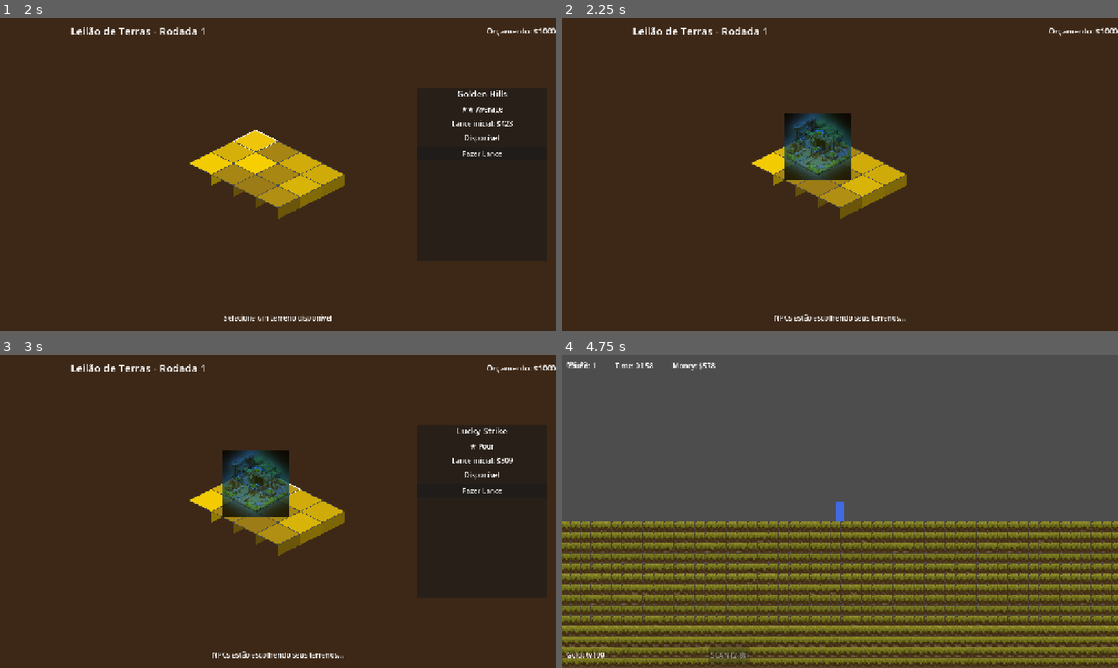
Above: before the commit, frames 1-4 (two rows, left to right).
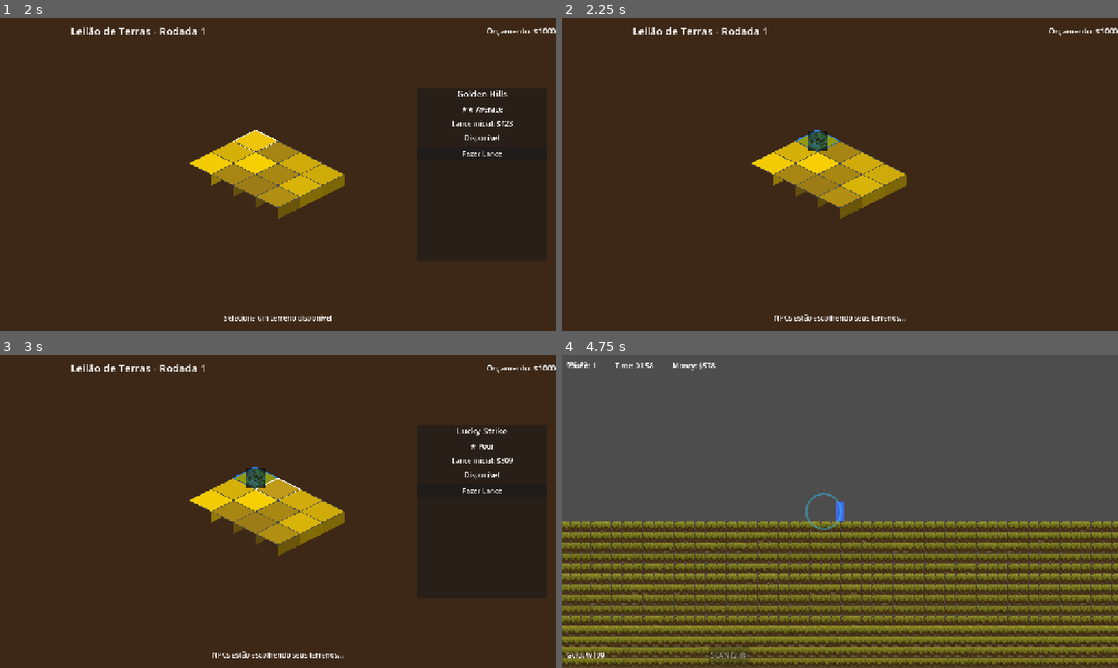
Above: after the commit, the same moments.

Repository: Leonzuka/GoldRush
Game: Godot game, scene res://scenes/main/main_menu.tscn
Same seed, same stepped clock (60 frames per second), same inputs: the game is played once before the commit and once after it.
Inputs (mouse positions are in pixels of both pictures, inside the frame that each line leads up to):
- Up to frame 1 (2 s): click "New Game" at 0.5 s; tap Enter at 1.25 s; move the mouse to (255, 140) at 1.27 s; press the mouse at (255, 140) at 1.28 s; hold D (move_right) from 1.28 s (still down); tap W (move_up) at 1.52, 1.82 s; tap Space (scan) at 1.55 s
- Up to frame 2 (2.25 s): release D (move_right) at 2 s; release the mouse at (817, 140) at 2 s; click "Fazer Lance" at 2 s
- Up to frame 3 (3 s): tap Space (scan) at 2.75, 2.85 s; move the mouse to (278, 489) at 2.77 s; hold D (move_right) from 2.78 s (still down); click (278, 489) at 2.92 s
- Up to frame 4 (4.75 s): tap W (move_up) at 3.02, 3.05, 3.32, 3.6, 4.52 s; tap Enter at 3.5 s; move the mouse to (862, 498) at 3.52 s; release D (move_right) at 3.53 s; press the mouse at (862, 498) at 3.53 s; hold A (move_left) 3.53-4.28 s; move the mouse to (812, 574) at 4.27 s; release the mouse at (812, 574) at 4.28 s; hold D (move_right) from 4.28 s (still down); click (812, 574) at 4.35 s; tap Space (scan) at 4.55 s

Frame 1 is identical in both runs. In frame 2, 2.5% of the frame differs, in the area x 40-52%, y 30-52%; in frame 3, 2.5%; in frame 4, 0.1%.

Commit message:
Melhorias na broca e correção de bugs

Diff:
--- a/scenes/mining/player.tscn
+++ b/scenes/mining/player.tscn
@@ -9,7 +9,7 @@
 
 [node name="Player" type="CharacterBody2D" groups=["player"]]
 collision_layer = 2
-collision_mask = 1
+collision_mask = 5
 script = ExtResource("1_player")
 
 [node name="Sprite2D" type="ColorRect" parent="."]
--- a/scripts/autoload/config.gd
+++ b/scripts/autoload/config.gd
@@ -35,10 +35,10 @@
 const TERRAIN_HEIGHT: int = 50         # Tiles
 const TILE_SIZE: int = 16              # Pixels
 
-const MIN_GOLD_DEPOSITS: int = 15
-const MAX_GOLD_DEPOSITS: int = 30
-const MIN_GOLD_AMOUNT: int = 10
-const MAX_GOLD_AMOUNT: int = 50
+const MIN_GOLD_DEPOSITS: int = 25
+const MAX_GOLD_DEPOSITS: int = 50
+const MIN_GOLD_AMOUNT: int = 15
+const MAX_GOLD_AMOUNT: int = 60
 
 # ============================================================================
 # AUCTION CONSTANTS
--- a/scripts/autoload/game_manager.gd
+++ b/scripts/autoload/game_manager.gd
@@ -24,6 +24,7 @@
 var current_plot: Resource = null  # PlotData
 var total_gold_collected: int = 0
 var session_history: Array[Dictionary] = []  # Stats per round
+var debug_mode_enabled: bool = false
 
 # ============================================================================
 # INITIALIZATION
@@ -37,8 +38,9 @@
 func _input(event: InputEvent) -> void:
 	# Debug mode toggle
 	if event is InputEventKey and event.pressed and event.keycode == KEY_F12:
-		var debug_mode: bool = !ProjectSettings.get_setting("debug/gdscript/warnings/enable", false)
-		EventBus.debug_mode_changed.emit(debug_mode)
+		debug_mode_enabled = !debug_mode_enabled
+		EventBus.debug_mode_changed.emit(debug_mode_enabled)
+		print("[Debug] Mode: %s" % ("ON" if debug_mode_enabled else "OFF"))
 
 	# Cheat: Add money (dev only)
 	if OS.is_debug_build() and event is InputEventKey and event.pressed:
--- a/scripts/collectibles/gold_nugget.gd
+++ b/scripts/collectibles/gold_nugget.gd
@@ -22,6 +22,11 @@
 	await get_tree().process_frame
 	player = get_tree().get_first_node_in_group("player")
 
+	# Pulsating scale animation for golden shine effect
+	var tween := create_tween().set_loops()
+	tween.tween_property(self, "scale", Vector2(1.2, 1.2), 0.4).set_trans(Tween.TRANS_SINE)
+	tween.tween_property(self, "scale", Vector2(0.9, 0.9), 0.4).set_trans(Tween.TRANS_SINE)
+
 # ============================================================================
 # MOVEMENT
 # ============================================================================
@@ -33,6 +38,9 @@
 	# Move toward player
 	var direction: Vector2 = (player.global_position - global_position).normalized()
 	global_position += direction * collection_speed * delta
+
+	# Redraw glow each frame (position changes)
+	queue_redraw()
 
 # ============================================================================
 # COLLECTION
@@ -48,4 +56,17 @@
 func collect() -> void:
 	is_collected = true
 	EventBus.gold_collected.emit(gold_value)
-	queue_free()
+
+	# Quick shrink animation before freeing
+	var tween := create_tween()
+	tween.tween_property(self, "scale", Vector2.ZERO, 0.15).set_trans(Tween.TRANS_BACK).set_ease(Tween.EASE_IN)
+	tween.tween_callback(queue_free)
+
+# ============================================================================
+# VISUAL EFFECTS
+# ============================================================================
+
+func _draw() -> void:
+	# Soft golden glow behind the nugget
+	draw_circle(Vector2.ZERO, 10.0, Color(1.0, 0.85, 0.2, 0.3))
+	draw_circle(Vector2.ZERO, 6.0, Color(1.0, 0.9, 0.4, 0.4))
--- /dev/null
+++ b/scripts/effects/scan_effect.gd
@@ -0,0 +1,19 @@
+extends Node2D
+class_name ScanEffect
+
+## Visual effect for scanner - expanding circle that fades out
+
+var radius: float = 0.0
+var max_radius: float = 80.0
+var expand_speed: float = 160.0
+
+func _process(delta: float) -> void:
+	radius += expand_speed * delta
+	if radius >= max_radius:
+		queue_free()
+		return
+	queue_redraw()
+
+func _draw() -> void:
+	var alpha: float = 1.0 - (radius / max_radius)
+	draw_arc(Vector2.ZERO, radius, 0, TAU, 64, Color(0.2, 0.8, 1.0, alpha * 0.6), 3.0)
--- a/scripts/player/drill_component.gd
+++ b/scripts/player/drill_component.gd
@@ -79,6 +79,7 @@
 	if drill_progress >= 1.0:
 		var result: Dictionary = terrain_manager.dig_tile(tile_pos)
 		if result.success:
+			_spawn_dig_dust(tile_pos)
 			if result.has_gold:
 				spawn_gold_nugget(tile_pos, result.gold_amount)
 
@@ -106,3 +107,27 @@
 		container.add_child(nugget)
 	else:
 		get_tree().root.add_child(nugget)
+
+# ============================================================================
+# EFFECTS
+# ============================================================================
+
+## Spawn dust particles at the dug tile position
+func _spawn_dig_dust(tile_pos: Vector2i) -> void:
+	var dust := CPUParticles2D.new()
+	dust.emitting = true
+	dust.amount = 12
+	dust.lifetime = 0.6
+	dust.one_shot = true
+	dust.explosiveness = 0.9
+	dust.direction = Vector2(0, -1)
+	dust.spread = 60.0
+	dust.initial_velocity_min = 20.0
+	dust.initial_velocity_max = 50.0
+	dust.gravity = Vector2(0, 40)
+	dust.scale_amount_min = 2.0
+	dust.scale_amount_max = 4.0
+	dust.color = Color(0.65, 0.5, 0.3, 0.8)
+	dust.global_position = terrain_manager.tile_to_world(tile_pos)
+	dust.finished.connect(dust.queue_free)
+	get_tree().root.add_child(dust)
--- a/scripts/player/player_controller.gd
+++ b/scripts/player/player_controller.gd
@@ -30,10 +30,4 @@
 	var input_x: float = Input.get_axis("move_left", "move_right")
 	velocity.x = input_x * speed
 
-	# Vertical movement (W/S for ladder climbing - future)
-	# For now, only allow vertical movement if on floor
-	var input_y: float = Input.get_axis("move_up", "move_down")
-	if is_on_floor() or abs(velocity.y) < 10:
-		velocity.y = input_y * speed * 0.5  # Slower vertical movement
-
 	move_and_slide()
--- a/scripts/player/scanner_component.gd
+++ b/scripts/player/scanner_component.gd
@@ -88,6 +88,13 @@
 	EventBus.gold_detected.emit(detected_deposits)
 	terrain_manager.highlight_gold_tiles(detected_deposits)
 
+	# Visual scan effect
+	var scan_effect := Node2D.new()
+	scan_effect.set_script(preload("res://scripts/effects/scan_effect.gd"))
+	scan_effect.max_radius = scan_radius
+	scan_effect.global_position = player.global_position
+	get_tree().current_scene.add_child(scan_effect)
+
 	print("[Scanner] Detected %d deposits" % detected_deposits.size())
 	return detected_deposits
 
--- a/scripts/systems/terrain_manager.gd
+++ b/scripts/systems/terrain_manager.gd
@@ -24,6 +24,11 @@
 ## Hidden gold deposit data (NOT stored in TileMap)
 ## Key: Vector2i (tile position), Value: Dictionary {amount, richness, revealed}
 var gold_deposits: Dictionary = {}
+
+## Gold indicator visuals for scanner feedback
+## Key: Vector2i (tile position), Value: Node2D (indicator)
+var gold_indicators: Dictionary = {}
+var indicator_container: Node2D
 
 ## Tile IDs (matches tileset configuration)
 ## Using atlas coordinates (x, y) for tiles WITH collision shapes
@@ -86,9 +91,11 @@
 	var clusters: int = max(1, int(count / 5.0))  # 5 deposits per cluster average
 
 	for i in range(clusters):
+		# Weighted depth: ~40% shallow (rows 3-15), ~60% deeper (rows 15+)
+		var min_y: int = 3 if randf() < 0.4 else 15
 		var cluster_center: Vector2i = Vector2i(
 			randi_range(5, terrain_width - 5),
-			randi_range(10, terrain_height - 10)  # Avoid surface
+			randi_range(min_y, terrain_height - 10)
 		)
 
 		var cluster_size: int = randi_range(3, 8)
@@ -146,6 +153,11 @@
 		result.gold_amount = deposit.amount
 		gold_deposits.erase(tile_pos)
 
+	# Remove gold indicator if exists
+	if gold_indicators.has(tile_pos):
+		gold_indicators[tile_pos].queue_free()
+		gold_indicators.erase(tile_pos)
+
 	EventBus.tile_dug.emit(tile_pos)
 	return result
 
@@ -164,9 +176,19 @@
 ## Highlight revealed gold deposits (visual feedback)
 func highlight_gold_tiles(positions: Array) -> void:
 	for pos in positions:
-		if pos is Vector2i:
-			# Yellow tint for revealed gold
-			tilemap.set_cell(0, pos, 0, Vector2i(tilemap.get_cell_atlas_coords(0, pos)), 0)
+		if pos is Vector2i and not gold_indicators.has(pos):
+			var indicator := ColorRect.new()
+			indicator.size = Vector2(Config.TILE_SIZE, Config.TILE_SIZE)
+			indicator.color = Color(1.0, 0.84, 0.0, 0.5)  # Golden semi-transparent
+			indicator.position = tilemap.map_to_local(pos) - Vector2(Config.TILE_SIZE / 2.0, Config.TILE_SIZE / 2.0)
+			indicator.z_index = 5
+			indicator_container.add_child(indicator)
+			gold_indicators[pos] = indicator
+
+			# Pulsating animation
+			var tween := create_tween().set_loops()
+			tween.tween_property(indicator, "color:a", 0.2, 0.5)
+			tween.tween_property(indicator, "color:a", 0.5, 0.5)
 
 # ============================================================================
 # DEBUG
@@ -177,6 +199,11 @@
 	print("[TerrainManager] Ready! Added to 'terrain' group")
 	EventBus.debug_mode_changed.connect(_on_debug_mode_changed)
 	EventBus.debug_reveal_gold.connect(_reveal_all_gold)
+
+	# Create container for gold indicators
+	indicator_container = Node2D.new()
+	indicator_container.name = "GoldIndicators"
+	add_child(indicator_container)
 
 var debug_mode: bool = false
 
--- a/scripts/ui/plot_tile.gd
+++ b/scripts/ui/plot_tile.gd
@@ -102,21 +102,14 @@
 	if texture:
 		owner_flag.texture = texture
 
-		# Calculate scale to fill the isometric diamond
-		# Tile is 128x64 diamond, we want sprite to fill it
-		var tile_width = Config.ISO_TILE_WIDTH  # 128
-		var tile_height = Config.ISO_TILE_HEIGHT  # 64
-
-		# Get texture size
+		# Scale sprite to fit inside the isometric diamond (128x64)
 		var tex_size = texture.get_size()
-
-		# Scale to fill the entire tile rectangle
-		# Multiply by 1.2 to make sprite fit nicely within the isometric space
-		var full_size = (tile_width + Config.ISO_TILE_DEPTH) * 1.2  # 160 * 1.2 = 192
-		var scale_factor = full_size / max(tex_size.x, tex_size.y)
+		var scale_x = Config.ISO_TILE_WIDTH * 0.7 / tex_size.x
+		var scale_y = Config.ISO_TILE_HEIGHT * 0.9 / tex_size.y
+		var scale_factor = min(scale_x, scale_y)
 
 		owner_flag.scale = Vector2(scale_factor, scale_factor)
-		owner_flag.position = Vector2(0, Config.ISO_TILE_DEPTH / 2)  # Offset down to cover depth
+		owner_flag.position = Vector2.ZERO  # Centered on the diamond
 		owner_flag.visible = false  # Hidden until owned
 
 		print("[PlotTile] Gold Mine sprite loaded: scale=%.2f" % scale_factor)
Not shown, changed: TODO.md
